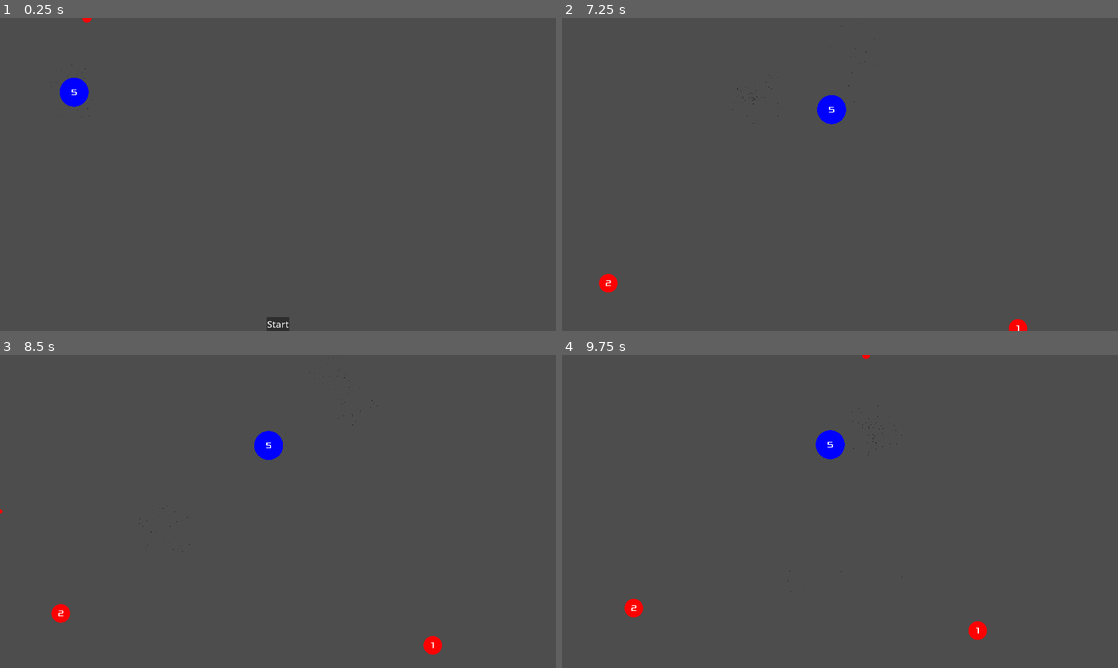
Above: before the commit, frames 1-4 (two rows, left to right).
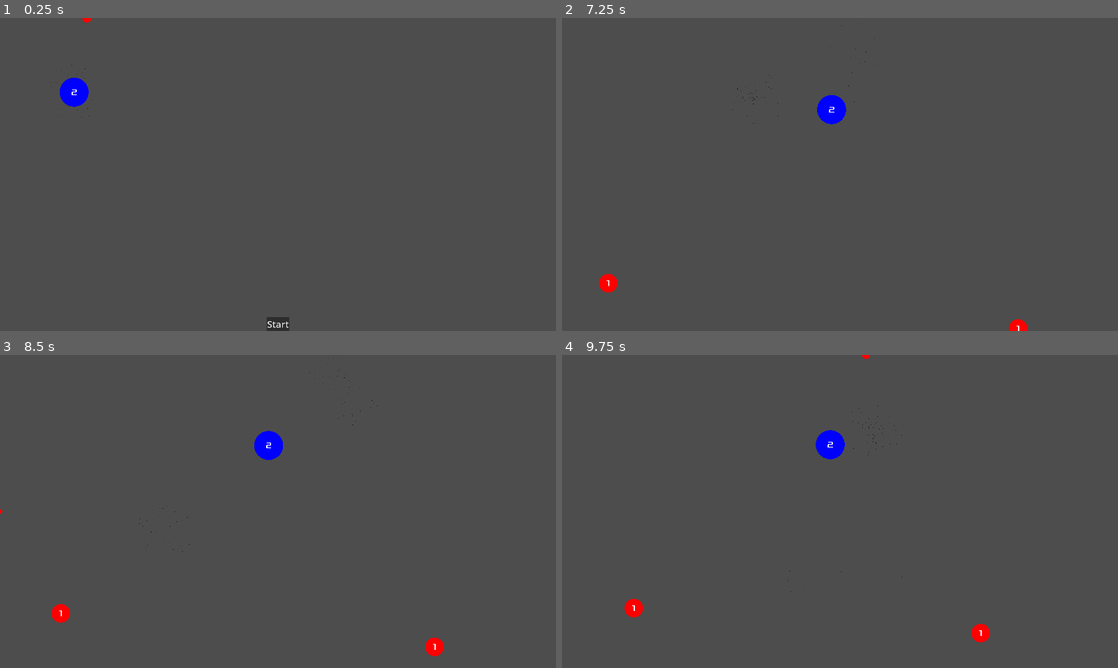
Above: after the commit, the same moments.

Repository: nuts4nuts4nuts/flappyversary
Game: Godot game, scene res://scenes/main.tscn
Same seed, same stepped clock (60 frames per second), same inputs: the game is played once before the commit and once after it.
Inputs (mouse positions are in pixels of both pictures, inside the frame that each line leads up to):
- Up to frame 1 (0.25 s): no input
- Up to frame 2 (7.25 s): click "Start" at 0.5 s; tap Enter at 1.25, 3.5, 6.5 s; move the mouse to (962, 158) at 1.27 s; press the mouse at (962, 158) at 1.28 s; hold Up 1.28-2.03 s; move the mouse to (728, 190) at 2.02 s; release the mouse at (728, 190) at 2.03 s; hold Down 2.03-2.78 s; click (728, 190) at 2.1 s; tap Space at 2.75, 5 s; move the mouse to (895, 105) at 2.77 s; press the mouse at (895, 105) at 2.78 s; hold Up 2.78-4.28 s; move the mouse to (812, 237) at 3.52 s; release the mouse at (812, 237) at 3.53 s; click (812, 237) at 3.6 s; move the mouse to (1006, 221) at 4.27 s; press the mouse at (1006, 221) at 4.28 s; hold Down 4.28-6.53 s; move the mouse to (673, 127) at 5.02 s; release the mouse at (673, 127) at 5.03 s; click (673, 127) at 5.1 s; move the mouse to (867, 174) at 5.77 s; press the mouse at (867, 174) at 5.78 s; move the mouse to (756, 96) at 6.52 s; release the mouse at (756, 96) at 6.53 s; hold Up from 6.53 s (still down); click (756, 96) at 6.6 s
- Up to frame 3 (8.5 s): keep holding Up; move the mouse to (400, 495) at 7.27 s; press the mouse at (400, 495) at 7.28 s; move the mouse to (166, 527) at 8.02 s; release the mouse at (166, 527) at 8.03 s; click (166, 527) at 8.1 s
- Up to frame 4 (9.75 s): move the mouse to (895, 442) at 8.77 s; release Up at 8.78 s; press the mouse at (895, 442) at 8.78 s; hold Down from 8.78 s (still down); move the mouse to (812, 574) at 9.52 s; release the mouse at (812, 574) at 9.53 s; click (812, 574) at 9.6 s

The runs differ from the first frame. In frame 1, less than 0.1% of the frame differs, in the area x 12-14%, y 22-25%; in frame 2, less than 0.1%; in frame 3, 0.1%; in frame 4, 0.1%, in the area x 12-77%, y 27-92%.

Commit message:
Revert targetball base to 2

Diff:
--- a/scripts/target-ball.gd
+++ b/scripts/target-ball.gd
@@ -8,7 +8,7 @@
 @export var color_normal: Color
 @export var color_cash: Color
 @export var death_time: float = 5
-@export var base_ball_value: int = 5
+@export var base_ball_value: int = 2
 @export var base_cashing_bonus: int = 1
 @export var start_pos: Vector2 = Vector2(0.5, 0.33)
 @export var minimum_mass = 2
